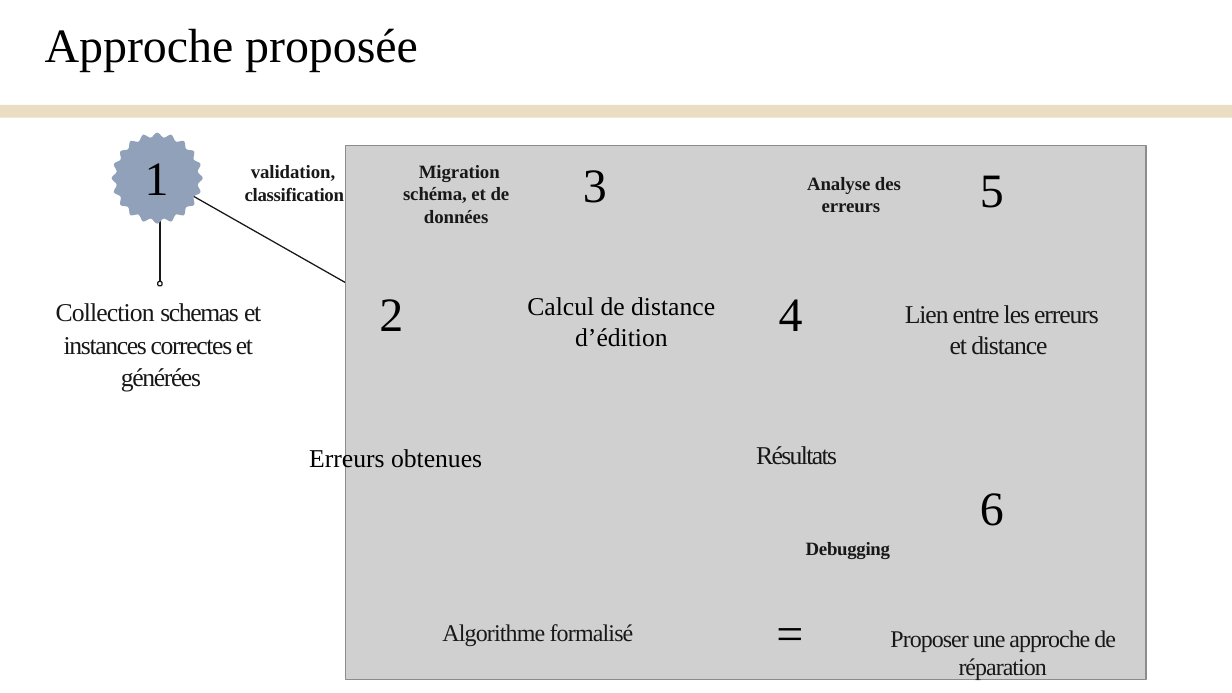
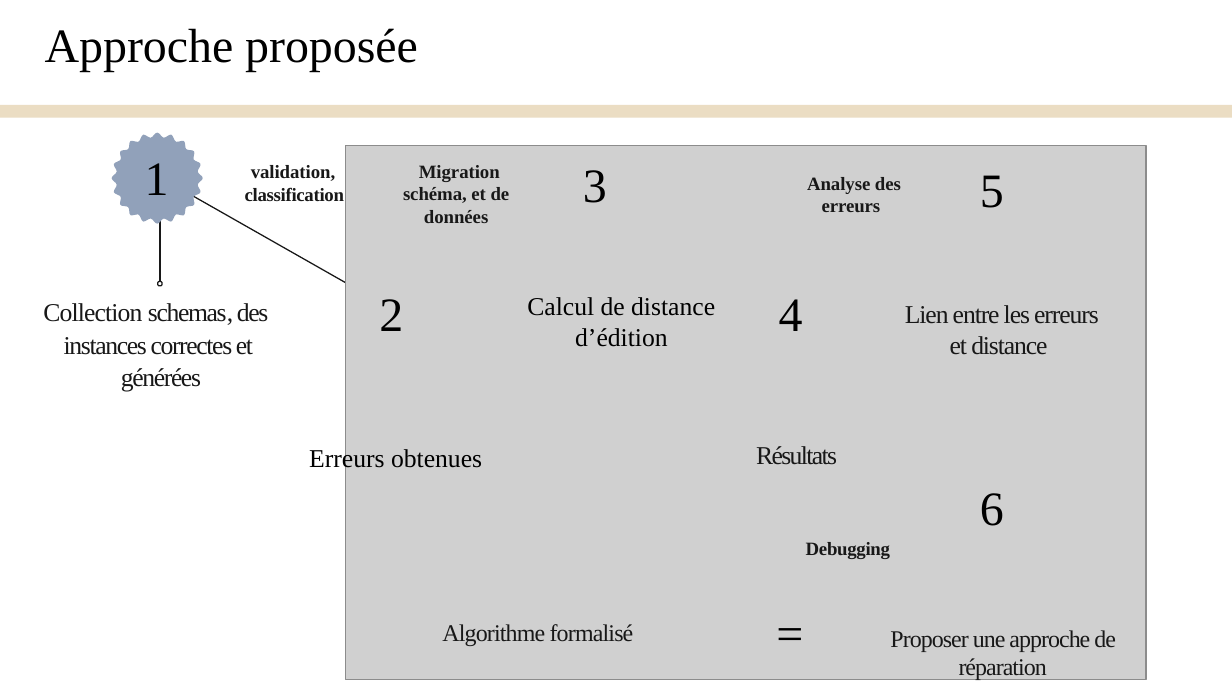
Before and after one commit to Yanis540/PSTL-M1, a slide deck: slide 16 of rapport/Présentation_Finale.pptx. Drawn at 1232x693 pixels with LibreOffice and Linux fonts; fonts in the diff are those of the drawing; grey boxes stand for pictures. Boxes give left, top, right and bottom in pixels: in the first picture for what was removed or moved away, otherwise in the second. Text is boxed around its words. In the diff, an @@ line names an element or a change of style, - is before the commit and + after.

```diff
--- a/rapport/Présentation_Finale.pptx
+++ b/rapport/Présentation_Finale.pptx
@@ text at [43, 303, 269, 325]: text changed @@
-Collection schemas et
+Collection schemas, des
```
Also in this commit, not shown: 15 other slides changed, 1 slide added, 1 slide removed, 2 other files.
